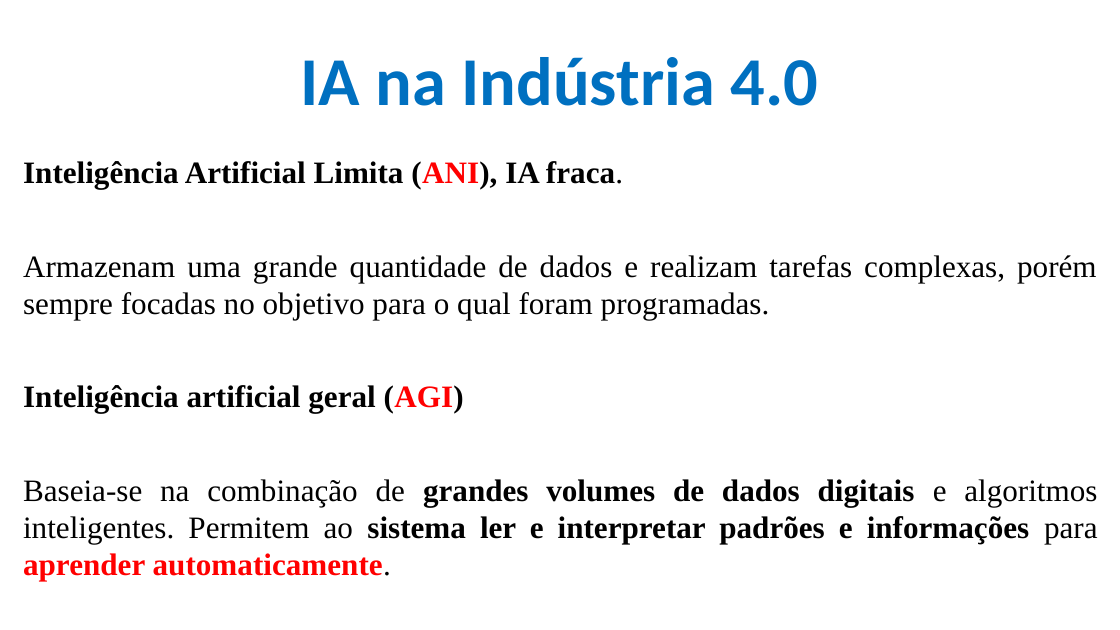
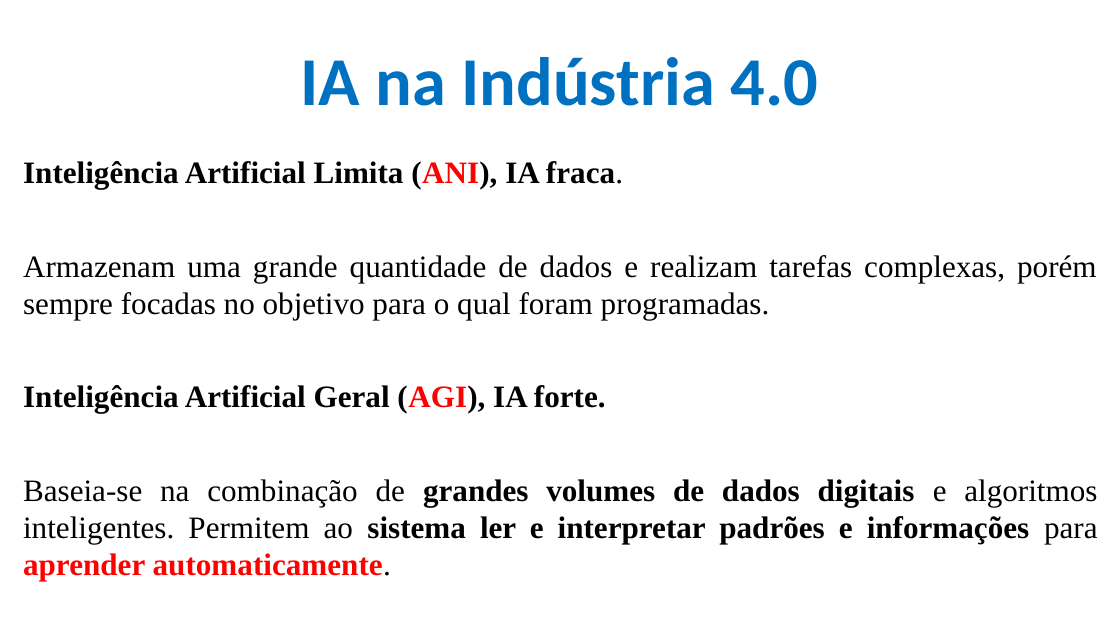
Before and after one commit to CloudEducationBrazil/WydenArea1AplicacaoCloudIndustria40Python, a slide deck: slide 17 of 01 Classes/Aula 08 - Aplicação Cloud Indústria 40 Python IoT - Tecnologias Emergentes.pptx. Drawn at 1120x630 pixels with LibreOffice and Linux fonts; fonts in the diff are those of the drawing; background and template pictures are left out. Boxes give left, top, right and bottom in pixels: in the first picture for what was removed or moved away, otherwise in the second. Text is boxed around its words. In the diff, an @@ line names an element or a change of style, - is before the commit and + after.

```diff
--- a/01 Classes/Aula 08 - Aplicação Cloud Indústria 40 Python IoT - Tecnologias Emergentes.pptx
+++ b/01 Classes/Aula 08 - Aplicação Cloud Indústria 40 Python IoT - Tecnologias Emergentes.pptx
@@ text at [23, 385, 606, 413]: text changed @@
-Inteligência artificial geral (AGI)
+Inteligência Artificial Geral (AGI), IA forte.
```
Also in this commit, not shown: 6 other slides changed, 2 other files.
